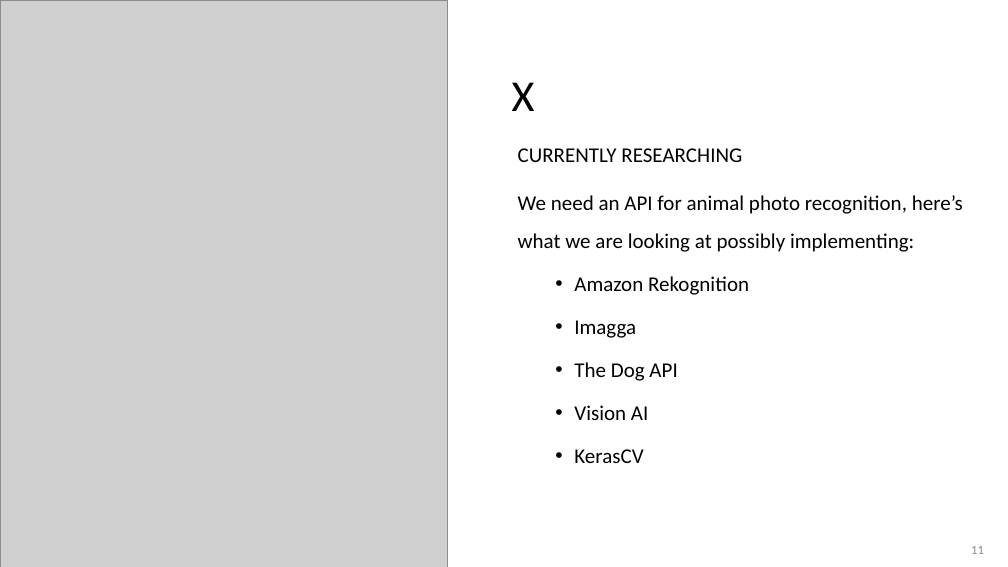
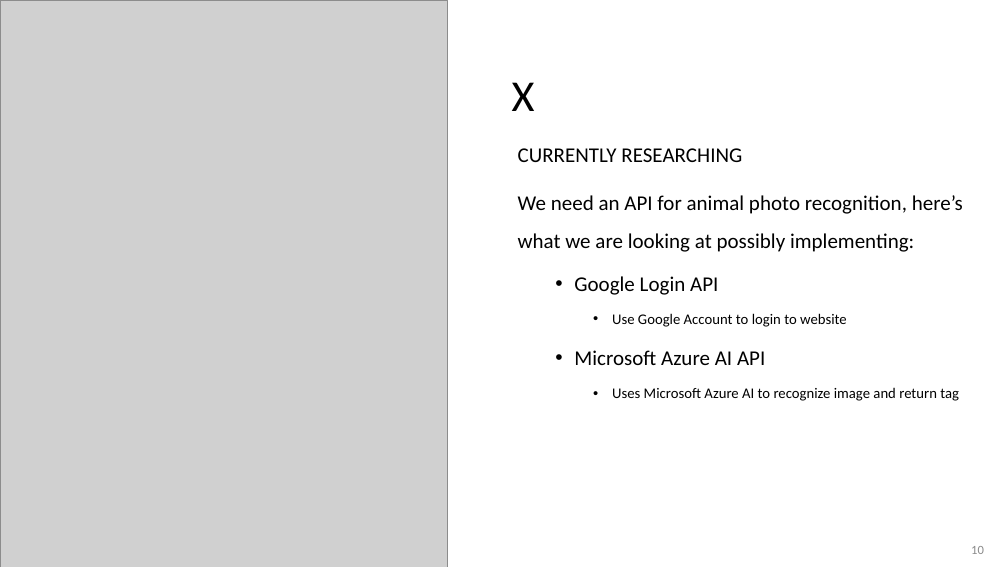
Before and after one commit to adriaonline/CPT200SP24-Team1, a slide deck: slide 10 of Phase 2 Docs/Phase 2 - Presentation.pptx (slide 11 before the commit). Drawn at 1008x567 pixels with LibreOffice and Linux fonts; fonts in the diff are those of the drawing; grey boxes stand for pictures. Boxes give left, top, right and bottom in pixels: in the first picture for what was removed or moved away, otherwise in the second. Text is boxed around its words. In the diff, an @@ line names an element or a change of style, - is before the commit and + after.

```diff
--- a/Phase 2 Docs/Phase 2 - Presentation.pptx
+++ b/Phase 2 Docs/Phase 2 - Presentation.pptx
@@ text at <box>574,276,959,401</box>: text changed; size 20 to 14 pt @@
-  • Amazon Rekognition
-  • Imagga
-  • The Dog API
-  • Vision AI
-  • KerasCV
+  • Google Login API
+    • Use Google Account to login to website
+  • Microsoft Azure AI API
+    • Uses Microsoft Azure AI to recognize image and return tag
@@ page number at <box>971,546,984,554</box>: text changed @@
-11
+10
```
Also in this commit, not shown: 4 other slides changed, 4 slides added, 2 slides removed.
